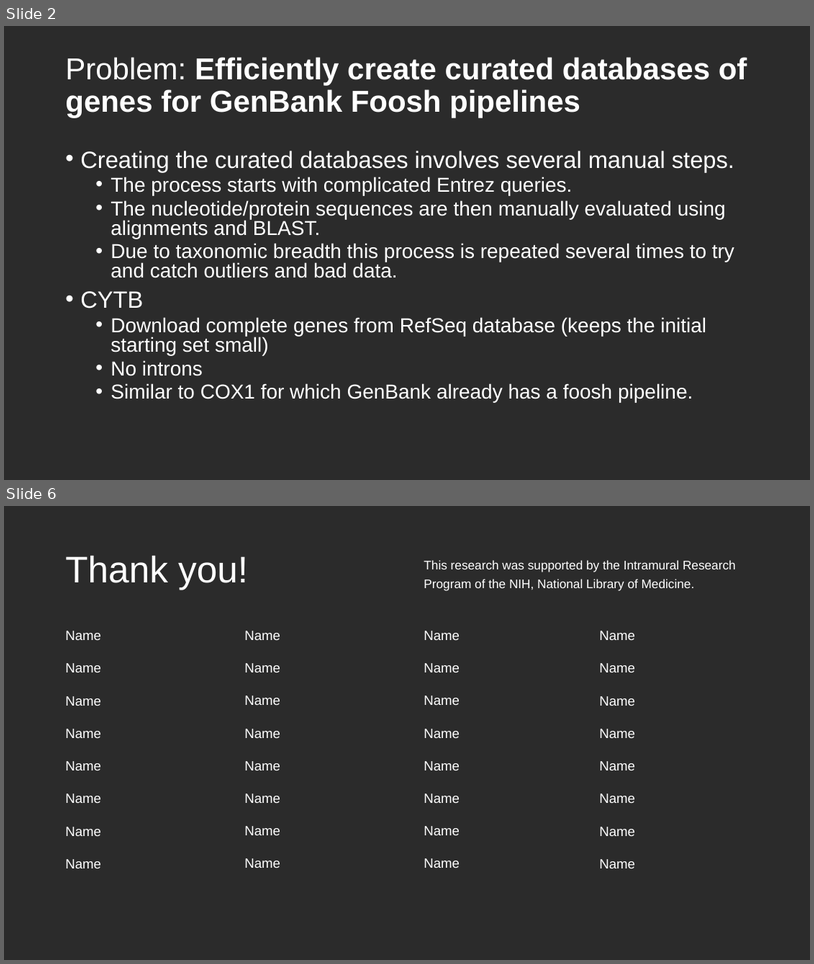
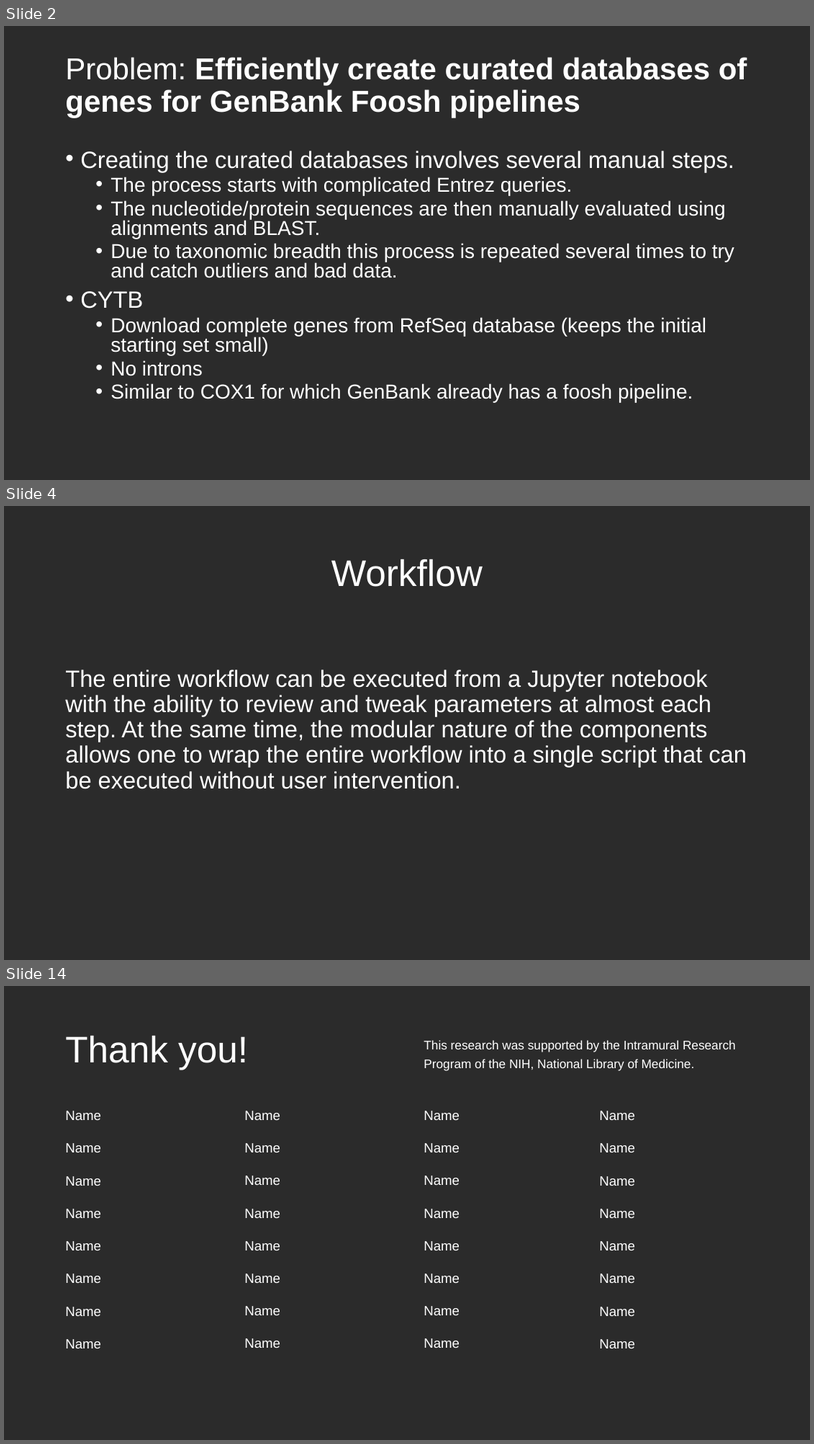
Before and after one commit to NCBI-Codeathons/Marker-Gene-Validator, a slide deck: Marker-Gene-Validator.pptx. Shown one above the other, each under a label of ours: slides 2 and 6 before the commit, slides 2, 4 and 14 after it; the slides between them are not shown. The pictures are 814x964 and 814x1444 pixels, drawn with LibreOffice and Linux fonts; fonts in the diff are those of the drawing; background and template pictures are left out; a plain dark background stands for a picture behind light text. Boxes give left, top, right and bottom in pixels: in the first picture for what was removed or moved away, otherwise in the second. Text is boxed around its words. In the diff, an @@ line names an element or a change of style, - is before the commit and + after.

```diff
--- a/Marker-Gene-Validator.pptx
+++ b/Marker-Gene-Validator.pptx
@@ slide 4 added at (x1=4, y1=506, x2=810, y2=960), background picture (left out) @@
@@ title added at (x1=332, y1=559, x2=483, y2=587), 44 pt, text #FFFFFF @@
+Workflow
@@ text added at (x1=65, y1=669, x2=747, y2=789), 28 pt, text #FFFFFF @@
+The entire workflow can be executed from a Jupyter notebook with the ability to review and tweak parameters at almost each step. At the same time, the modular nature of the components allows one to wrap the entire workflow into a single script that can be executed without user intervention.
@@ what was slide 6 is now slide 14 @@
```
Also in this commit, not shown: 3 slides changed, 7 other slides added.
